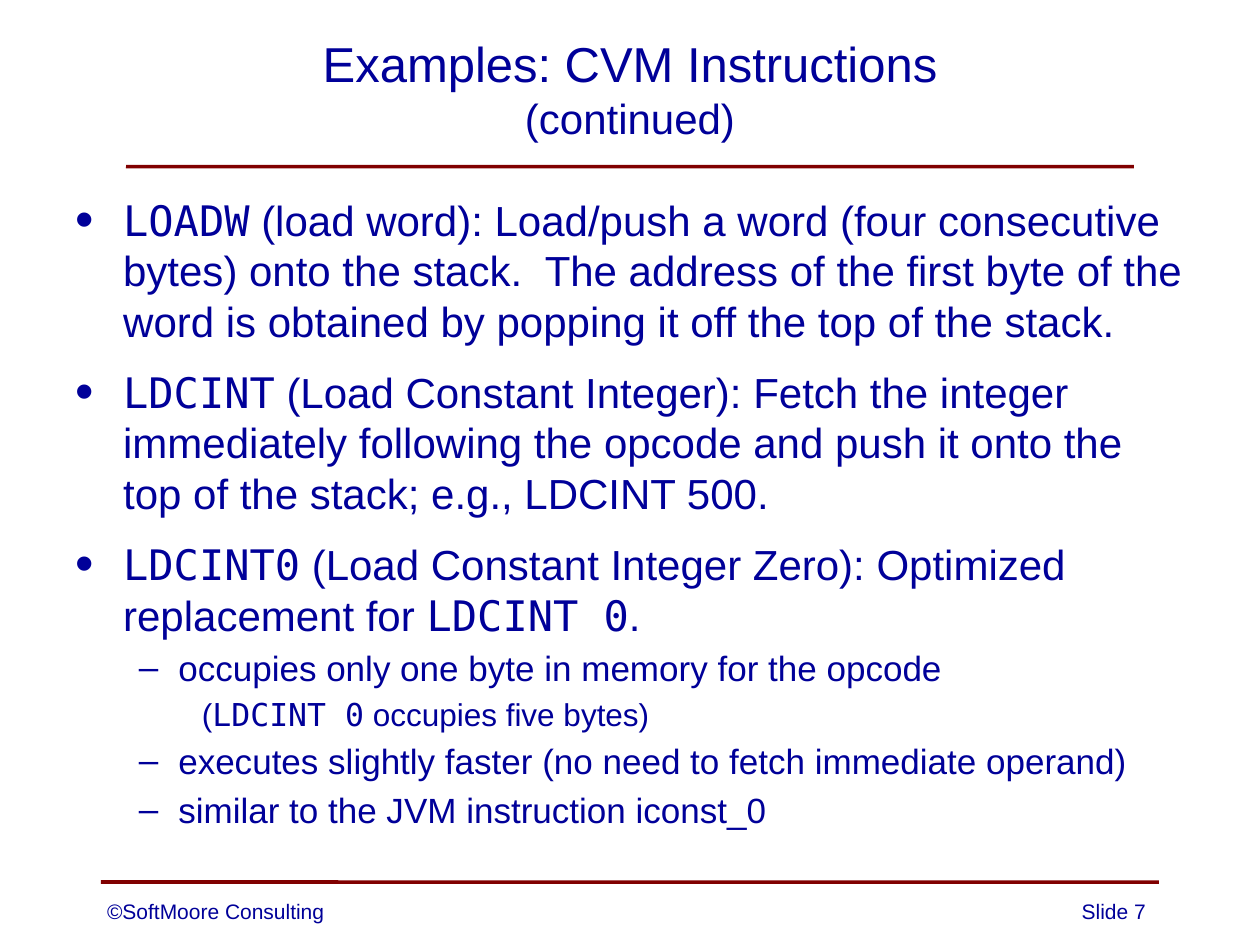
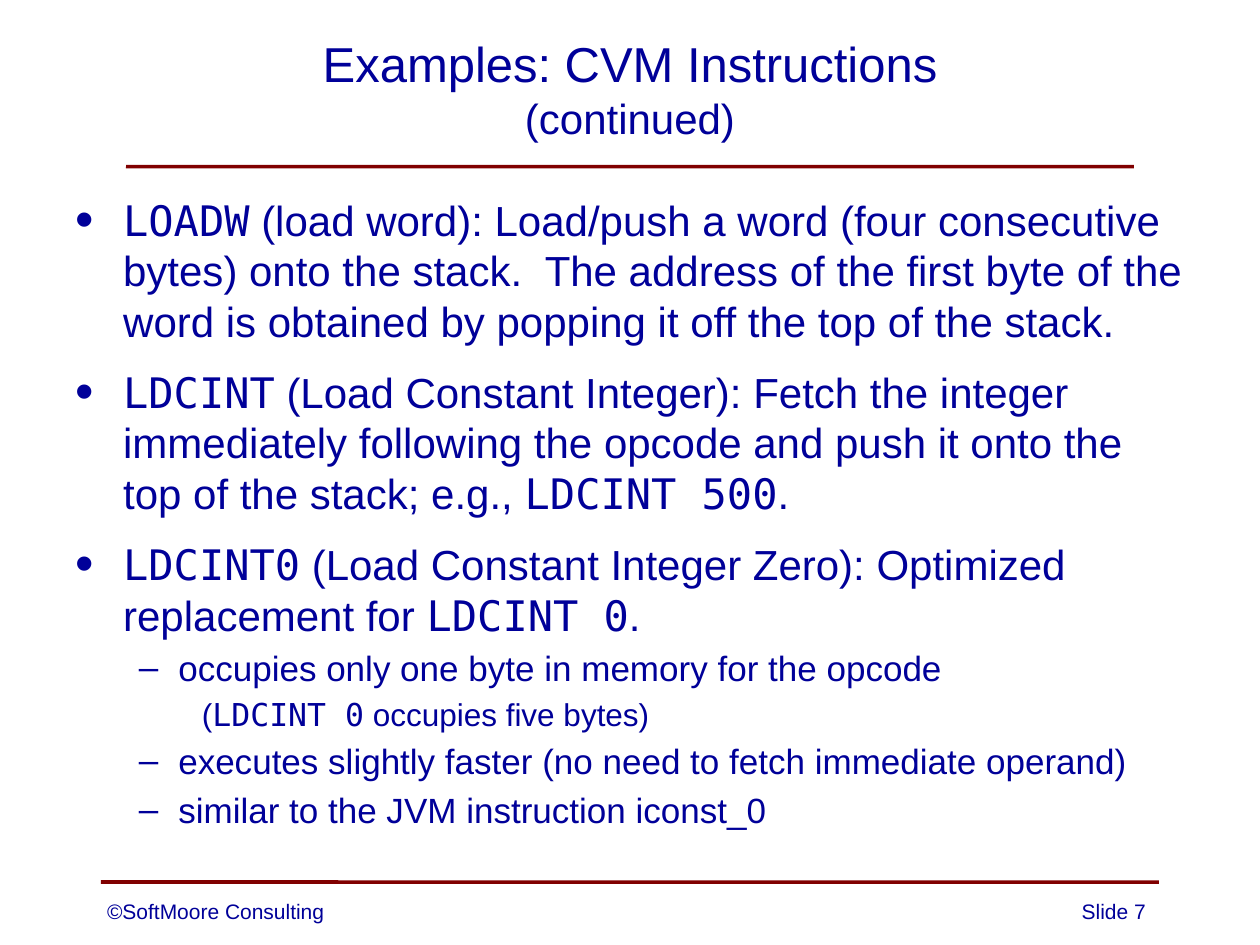
Before and after one commit to SoftMoore/CPRL-Java-4th, a slide deck: slide 7 of PowerPoints/10 - CVM.pptx. Drawn at 1260x945 pixels with LibreOffice and Linux fonts; fonts in the diff are those of the drawing. Boxes give left, top, right and bottom in pixels: in the first picture for what was removed or moved away, otherwise in the second. Text is boxed around its words. In the diff, an @@ line names an element or a change of style, - is before the commit and + after.

Commit message:
Font change on two slildes.

```diff
--- a/PowerPoints/10 - CVM.pptx
+++ b/PowerPoints/10 - CVM.pptx
@@ text at (x1=123, y1=376, x2=1122, y2=517): font Arial to DejaVu Sans Mono in "LDCINT 500." @@
```
Also in this commit, not shown: 1 other slide changed.
